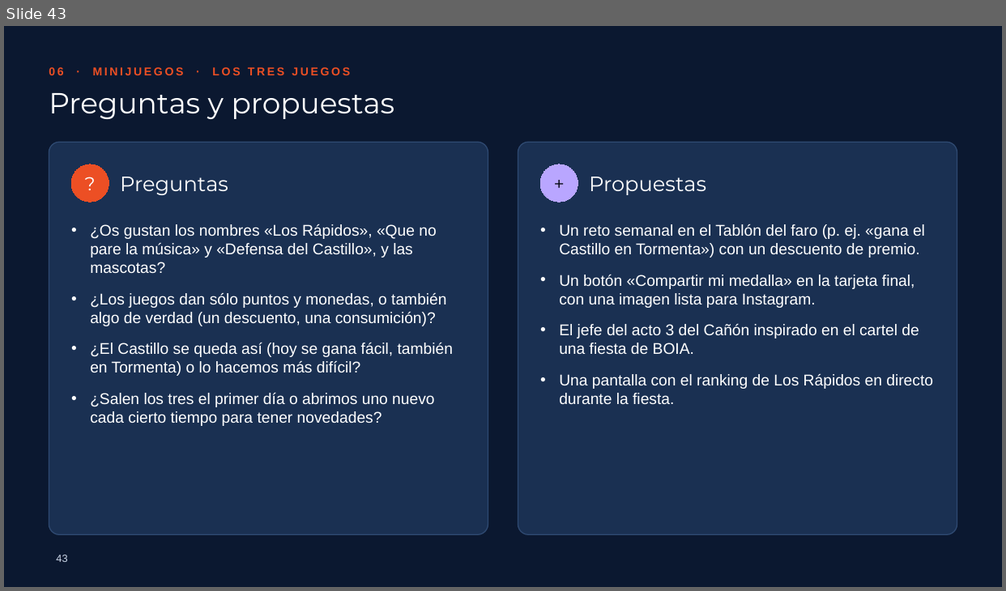
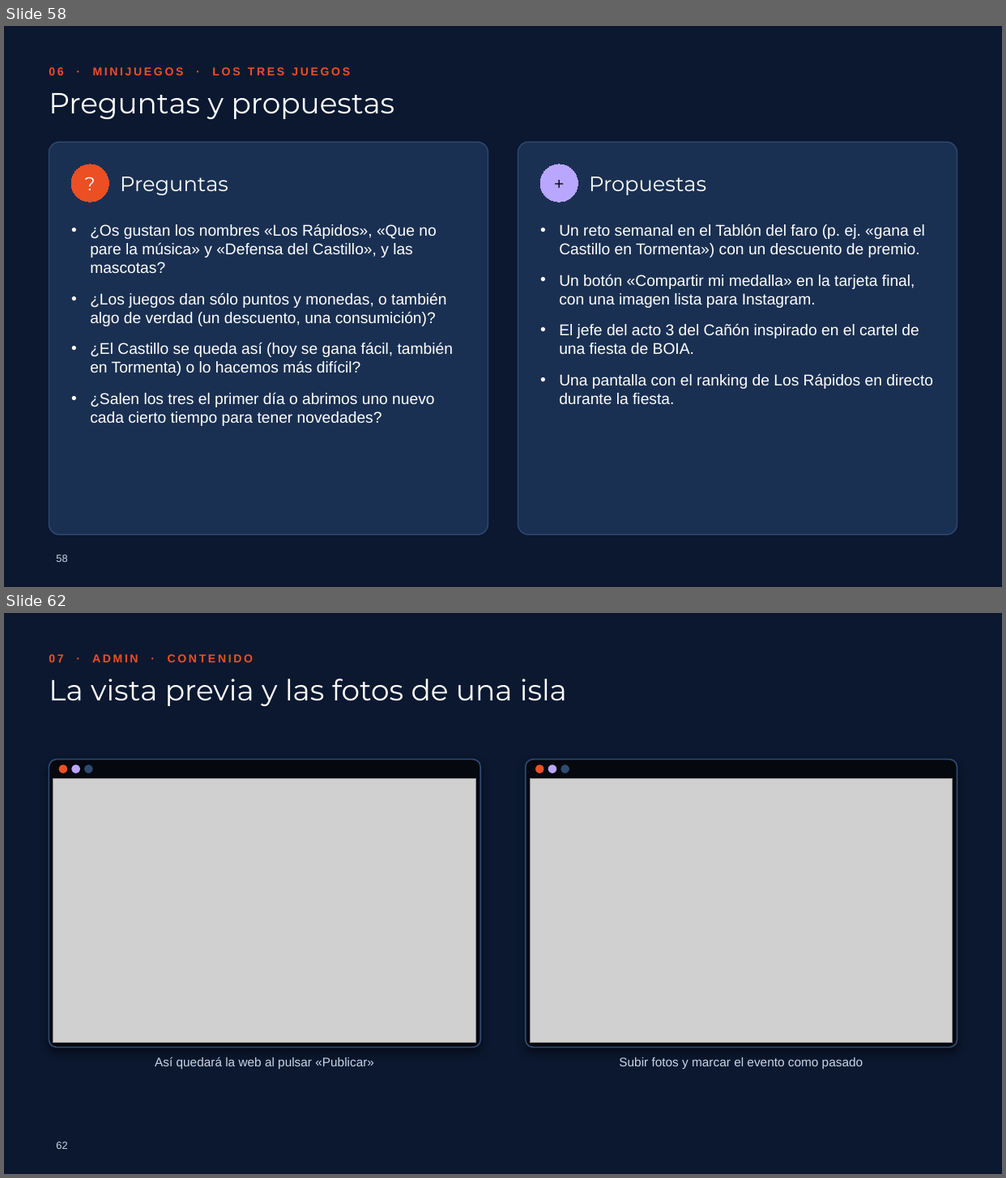
Before and after one commit to picodepato/boia-planet-web, a slide deck: docs/presentacion/boia-planet.pptx. Shown one above the other, each under a label of ours: slide 43 before the commit, slides 58 and 62 after it; the slides between them are not shown. The pictures are 1006x591 and 1006x1178 pixels, drawn with LibreOffice and Linux fonts; fonts in the diff are those of the drawing; grey boxes stand for pictures; background and template pictures are left out. Boxes give left, top, right and bottom in pixels: in the first picture for what was removed or moved away, otherwise in the second. Text is boxed around its words. In the diff, an @@ line names an element or a change of style, - is before the commit and + after.

```diff
--- a/docs/presentacion/boia-planet.pptx
+++ b/docs/presentacion/boia-planet.pptx
@@ slide 62 added at box(4, 613, 1002, 1174), background #0B1830 @@
@@ text added at box(49, 654, 253, 662), 11 pt, text #EC4F24, bold @@
+07 · ADMIN · CONTENIDO
@@ title added at box(49, 679, 567, 706), 28 pt, text #FFFFFF @@
+La vista previa y las fotos de una isla
@@ rounded rectangle added at box(49, 760, 481, 1048), fill #05080F, outline #2F4A72 1.25 pt @@
@@ picture added at box(53, 779, 476, 1043) @@
@@ ellipse added at box(59, 766, 67, 773), fill #EC4F24, outline #EC4F24 1 pt @@
@@ ellipse added at box(72, 766, 79, 773), fill #B9A6FF, outline #B9A6FF 1 pt @@
@@ ellipse added at box(85, 766, 92, 773), fill #2F4A72, outline #2F4A72 1 pt @@
@@ rounded rectangle added at box(526, 760, 957, 1048), fill #05080F, outline #2F4A72 1.25 pt @@
@@ picture added at box(530, 779, 953, 1043) @@
@@ ellipse added at box(536, 766, 543, 773), fill #EC4F24, outline #EC4F24 1 pt @@
@@ ellipse added at box(549, 766, 556, 773), fill #B9A6FF, outline #B9A6FF 1 pt @@
@@ ellipse added at box(562, 766, 569, 773), fill #2F4A72, outline #2F4A72 1 pt @@
@@ text added at box(155, 1057, 374, 1069), 12 pt, text #C9D4E6 @@
+Así quedará la web al pulsar «Publicar»
@@ text added at box(619, 1058, 863, 1069), 12 pt, text #C9D4E6 @@
+Subir fotos y marcar el evento como pasado
@@ page number added at box(56, 1142, 67, 1149), 10 pt, text #C9D4E6 @@
+62
@@ what was slide 43 is now slide 58 @@
@@ page number at box(56, 555, 67, 562): text changed @@
-43
+58
```
Also in this commit, not shown: 4 slides changed, 29 other slides added, 3 slides removed, 9 other files.
